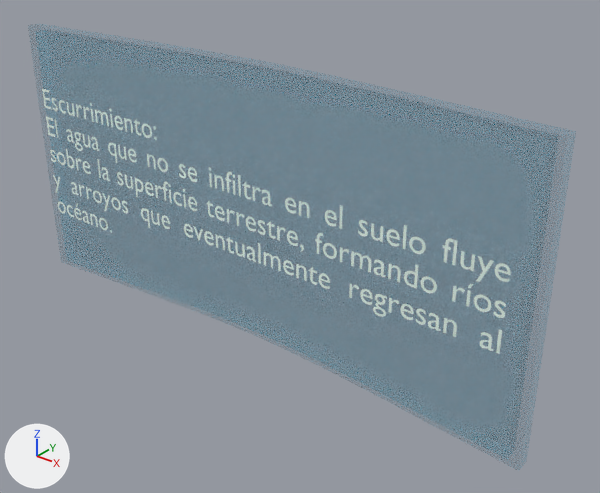
An edit to the glTF model assets/esc.glb, drawn before and after from the same camera.
Rendered twice from a camera (50 mm lens) standing at (3.47, -3.48, 3.41) and looking at (0.34, 0.43, 0.98). Arrows for +X, +Y and +Z are at lower left; the lights stay in place. The picture after the commit comes second. Where no turn or scale is listed for an object, it has been applied to the vertices.

In view in the first picture: 'Cube', 'Text'.
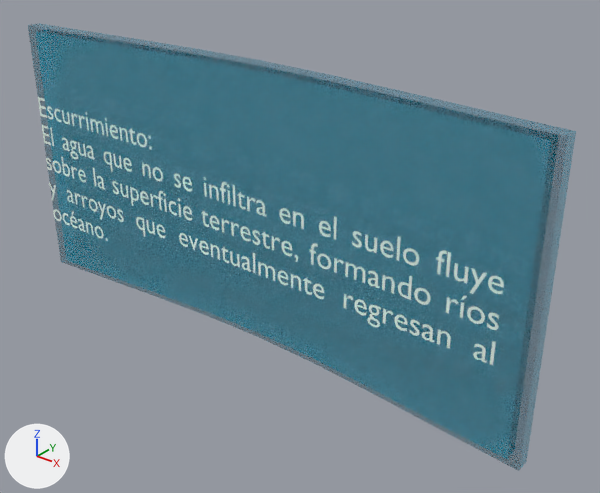
The newer file is also turned or shifted as a whole; pictures and numbers use the older file's frame.

What differs and where, as boxes (x1, y1, x2, y2) in the pictures (600 x 493 px):
'Cube', surface changed
    both: (28, 23, 576, 471)
'Text', deleted
    before: (42, 89, 511, 353)
'Escurrimiento', added
    after: (38, 97, 504, 365)

The change, as a diff of the scene's bpy script:
```diff
--- a/assets/esc.glb.py
+++ b/assets/esc.glb.py
@@ mat_material @@
 mat_material.roughness = 0.167
-mat_material.alpha = 0.145
+mat_material.alpha = 0.366
@@ me_text_1 @@
+me_text_1.from_pydata(...)  # 10555 vertices, 10381 faces; spans x -1.94..1.94, y 0.0, z -0.51..0.51
+me_text_1.materials.append(mat_material_001)  # white #effff5
@@ ob_text @@
-ob_text = bpy.data.objects.new('Text', me_text)
-ob_text.location = (-1.934, 0.131, 1.593)
@@ ob_escurrimiento @@
+ob_escurrimiento = bpy.data.objects.new('Escurrimiento', me_text_1)
+ob_escurrimiento.location = (0.0, 0.089, 1.175)
```
